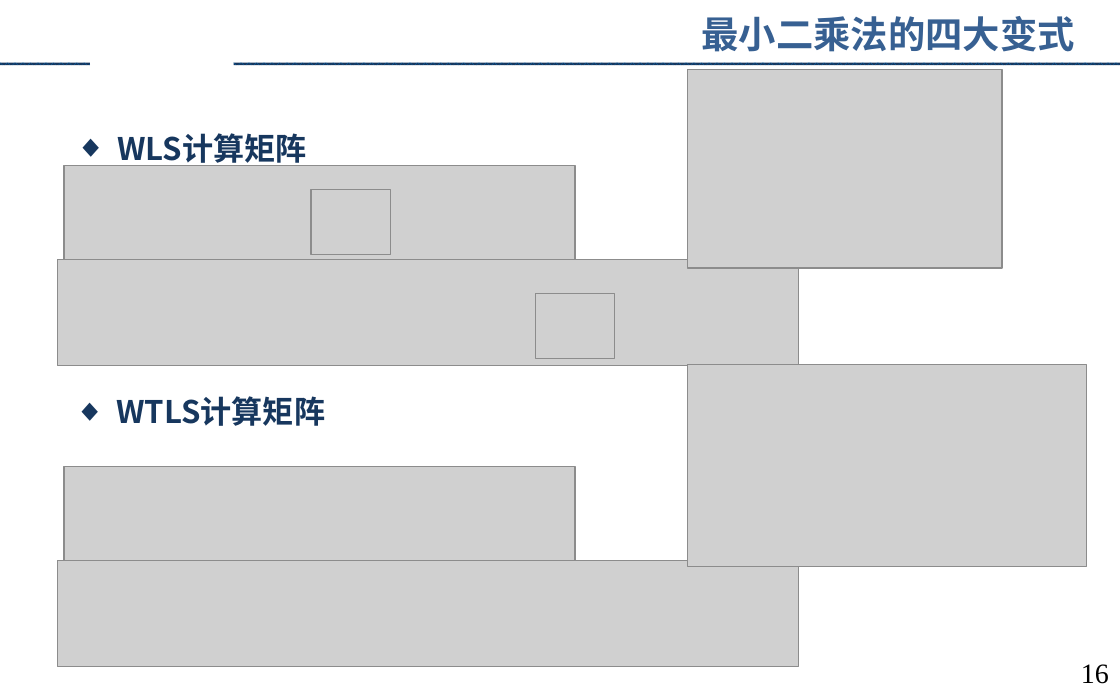
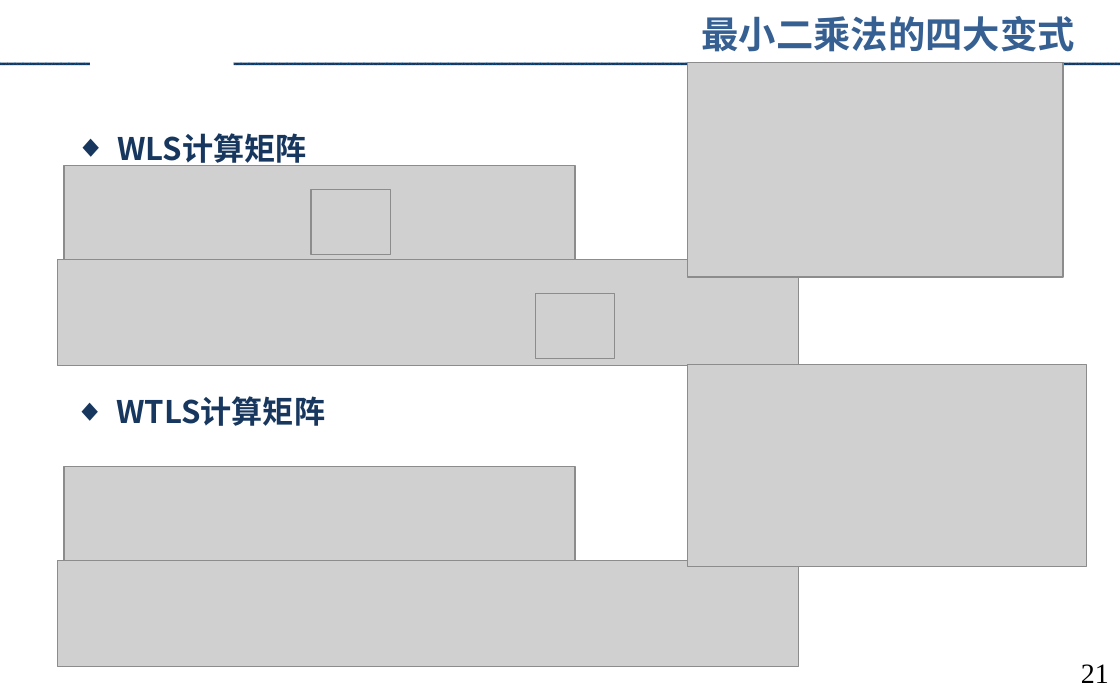
Before and after one commit to augusto-13/ErrorTheory_discussion_ppt, a slide deck: slide 21 of 2023-4-9.pptx (slide 16 before the commit). Drawn at 1120x700 pixels with LibreOffice and Linux fonts; fonts in the diff are those of the drawing; grey boxes stand for pictures; background and template pictures are left out. Boxes give left, top, right and bottom in pixels: in the first picture for what was removed or moved away, otherwise in the second. Text is boxed around its words. In the diff, an @@ line names an element or a change of style, - is before the commit and + after.

```diff
--- a/2023-4-9.pptx
+++ b/2023-4-9.pptx
@@ picture resized from (x1=688, y1=69, x2=1002, y2=268) to (x1=688, y1=63, x2=1063, y2=277) @@
@@ page number at (x1=1081, y1=664, x2=1109, y2=683): text changed @@
-16
+21
```
Also in this commit, not shown: 3 other slides changed, 5 slides added.
